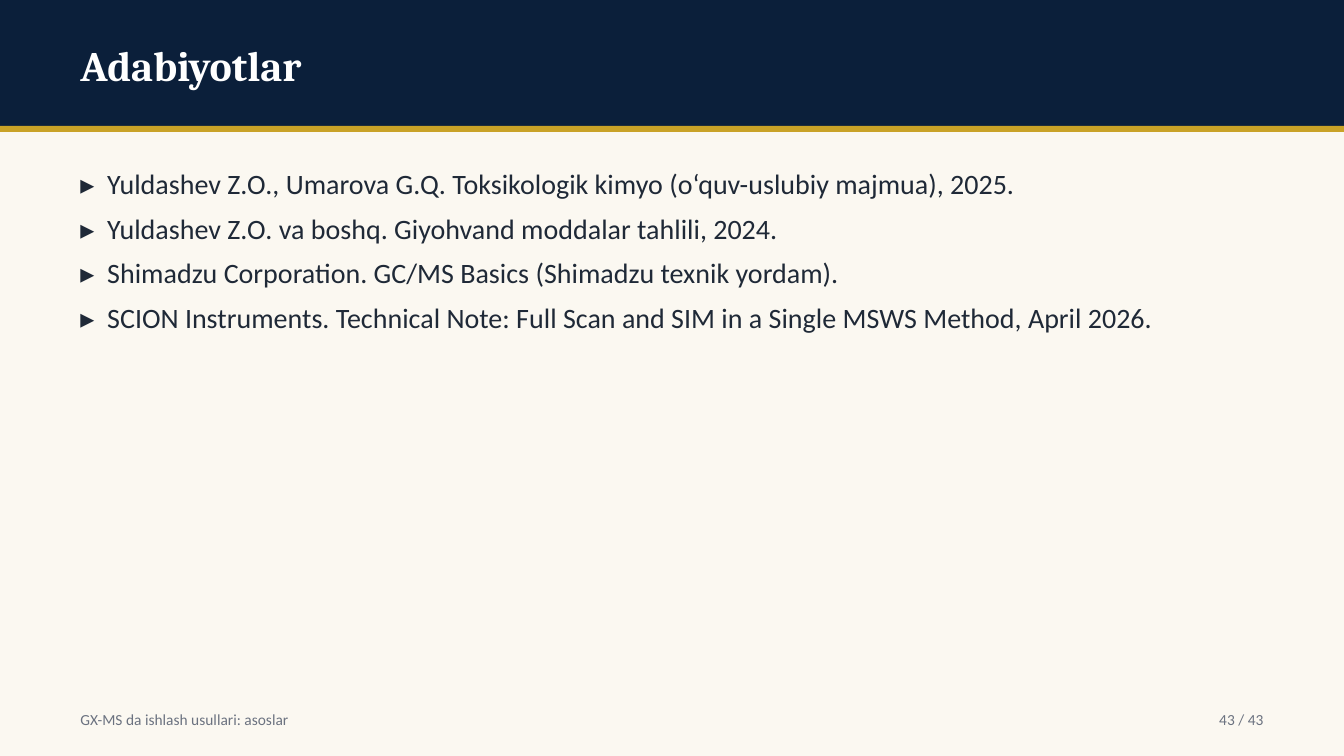
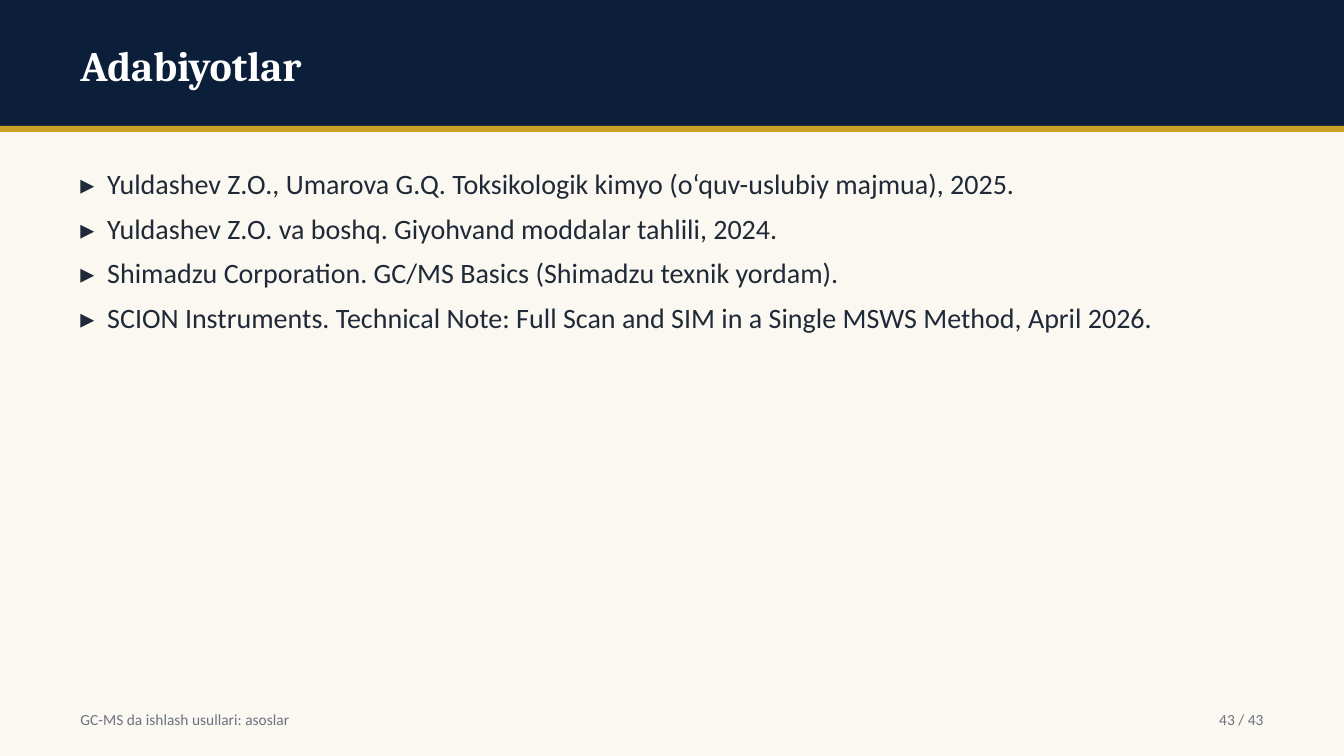
Before and after one commit to davlatsudekspert/forensic-expert, a slide deck: slide 43 of out/instr-03-gcms-asoslar.pptx. Drawn at 1344x756 pixels with LibreOffice and Linux fonts; fonts in the diff are those of the drawing. Boxes give left, top, right and bottom in pixels: in the first picture for what was removed or moved away, otherwise in the second. Text is boxed around its words. In the diff, an @@ line names an element or a change of style, - is before the commit and + after.

```diff
--- a/out/instr-03-gcms-asoslar.pptx
+++ b/out/instr-03-gcms-asoslar.pptx
@@ text at [80, 714, 289, 725]: text changed @@
-GX-MS da ishlash usullari: asoslar
+GC-MS da ishlash usullari: asoslar
```
Also in this commit, not shown: 42 other slides changed, 4 other files.
